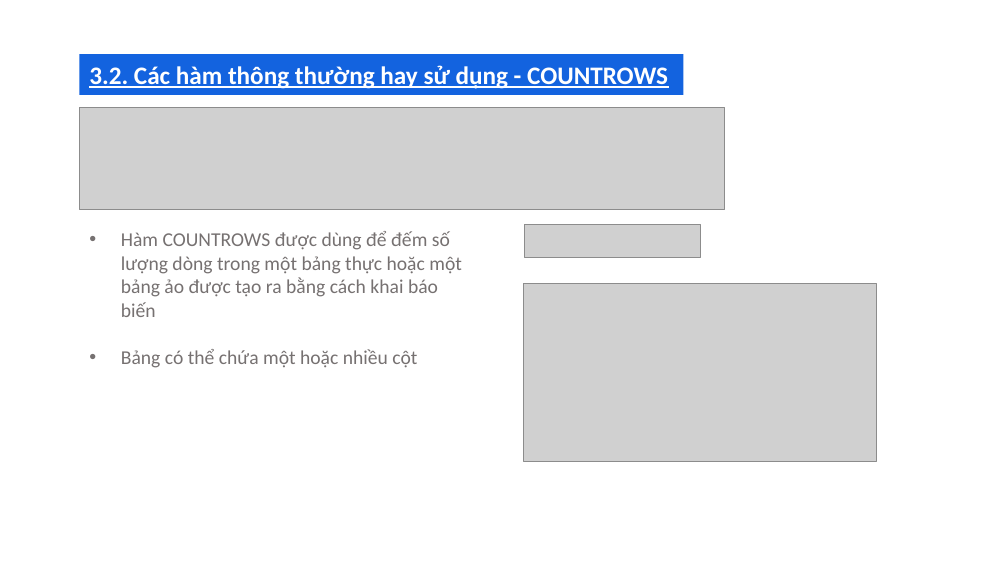
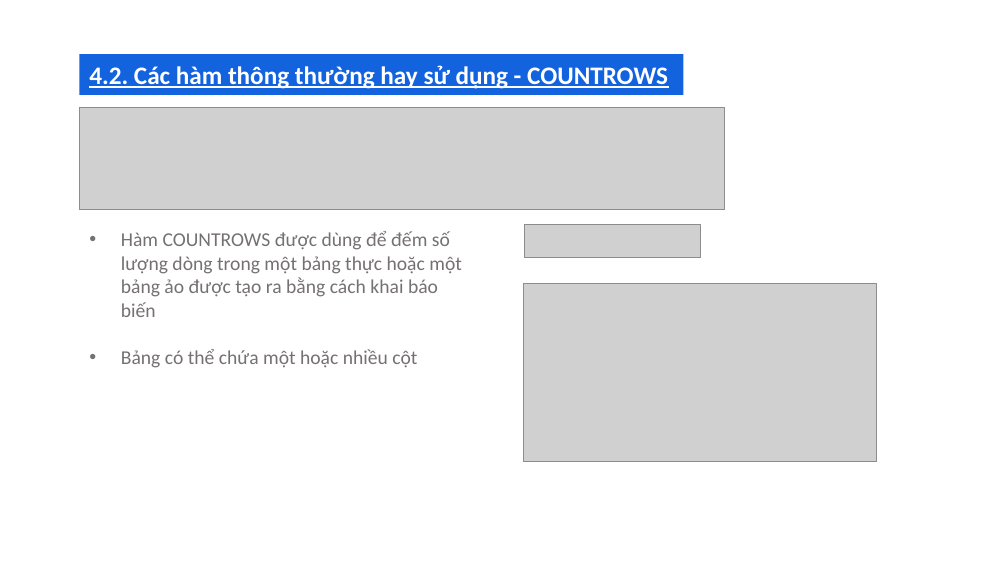
Before and after one commit to hoanghce/Training, a slide deck: slide 44 of Training DKSH.pptx. Drawn at 1008x567 pixels with LibreOffice and Linux fonts; fonts in the diff are those of the drawing; grey boxes stand for pictures. Boxes give left, top, right and bottom in pixels: in the first picture for what was removed or moved away, otherwise in the second. Text is boxed around its words. In the diff, an @@ line names an element or a change of style, - is before the commit and + after.

```diff
--- a/Training DKSH.pptx
+++ b/Training DKSH.pptx
@@ text in rectangle at (89, 65, 668, 89): text changed @@
-3.2. Các hàm thông thường hay sử dụng - COUNTROWS
+4.2. Các hàm thông thường hay sử dụng - COUNTROWS
```
Also in this commit, not shown: 4 other slides changed.
